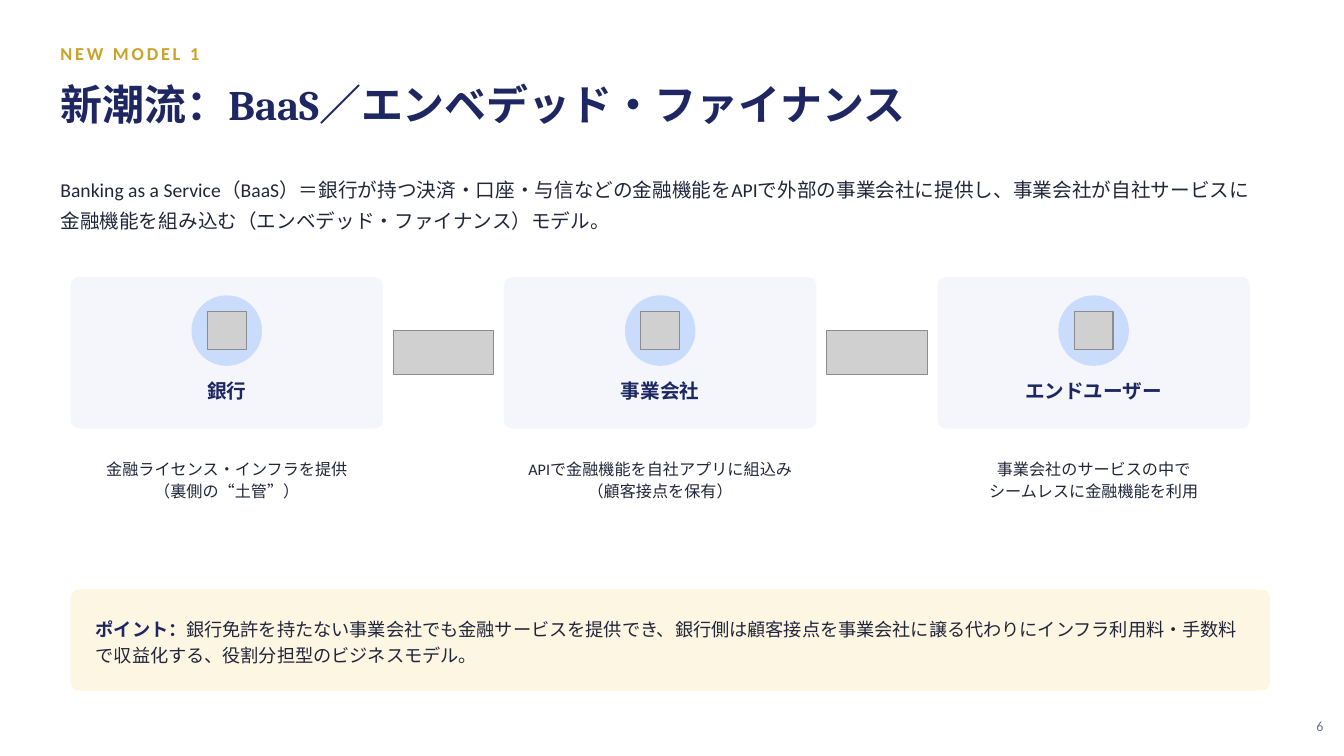
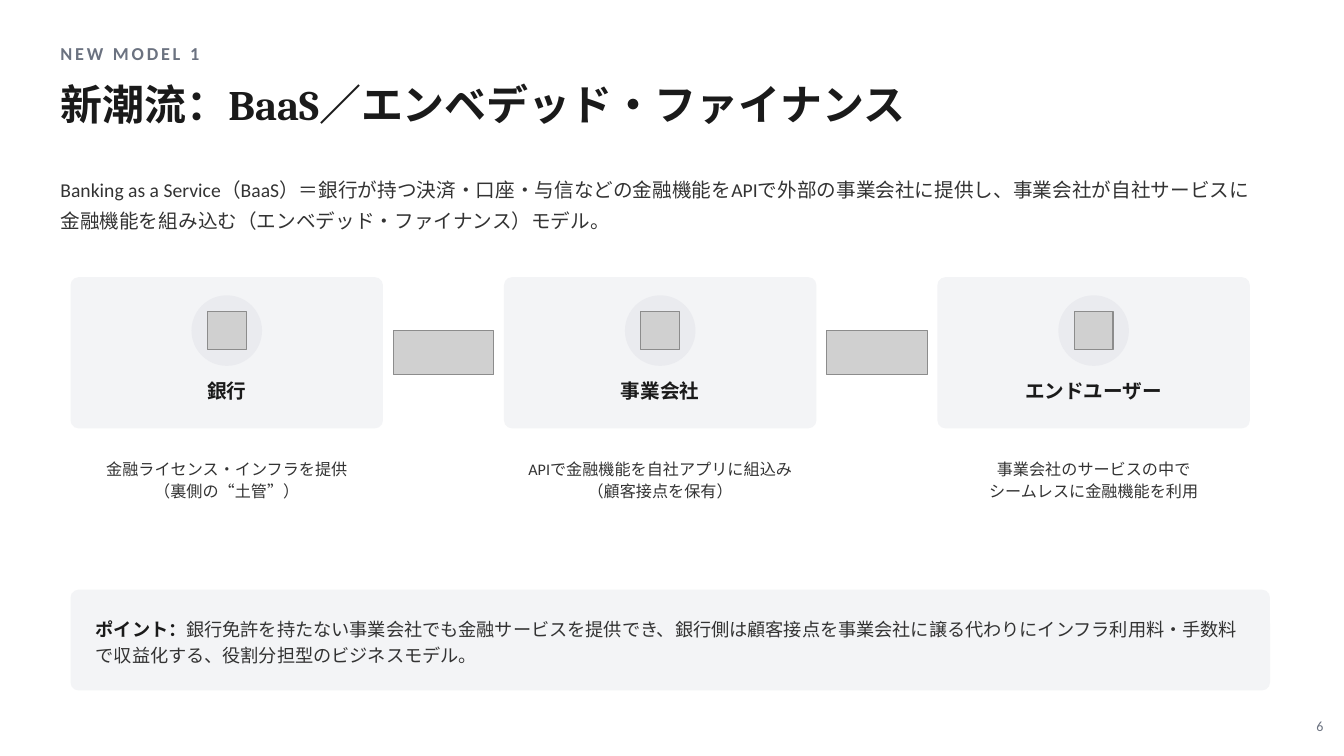
Before and after one commit to nasukazunori/NasuVault2, a slide deck: slide 6 of 信吾/NRI/添付ファイル/金融ビジネスモデル_GD対策.pptx. Drawn at 1344x756 pixels with LibreOffice and Linux fonts; fonts in the diff are those of the drawing; grey boxes stand for pictures. Boxes give left, top, right and bottom in pixels: in the first picture for what was removed or moved away, otherwise in the second. Text is boxed around its words. In the diff, an @@ line names an element or a change of style, - is before the commit and + after.

```diff
--- a/信吾/NRI/添付ファイル/金融ビジネスモデル_GD対策.pptx
+++ b/信吾/NRI/添付ファイル/金融ビジネスモデル_GD対策.pptx
@@ text "NEW MODEL 1" at box(60, 48, 199, 60): text colour #C9A227 to #6B7280 @@
@@ fill #F4F6FB to #F3F4F6 in 3 elements at box(71, 277, 383, 429), box(504, 277, 817, 429), box(938, 277, 1250, 429) @@
@@ fill #CADCFC to #EAEBEF in 3 elements at box(192, 295, 262, 366), box(625, 295, 696, 366), box(1059, 295, 1129, 366) @@
@@ text colour #1E2761 to #1A1A1A in 4 elements at box(60, 83, 905, 124), box(207, 381, 246, 400), box(621, 381, 699, 400), box(1025, 382, 1162, 400) @@
@@ text colour #22263A to #333333 in 4 elements at box(60, 181, 1249, 230), box(106, 461, 347, 499), box(528, 462, 792, 499), box(989, 461, 1198, 499) @@
@@ rounded rectangle at box(71, 590, 1270, 691): fill #FDF6E3 to #F3F4F6 @@
@@ text "ポイント：銀行免許を持たない事業会社でも金融サービスを提供でき、銀行側は顧客接点を事業会社に譲る代わりにインフラ利用料・ ..." at box(96, 620, 1237, 664): text colour #1E2761 to #1A1A1A in "ポイント：銀行免許を持たない事業会社でも金融サービスを提供でき、銀行側は顧客接点を事業会社に譲る代わりにインフラ利用料・ ..."; text colour #22263A to #333333 @@
```
Also in this commit, not shown: 10 other slides changed.
